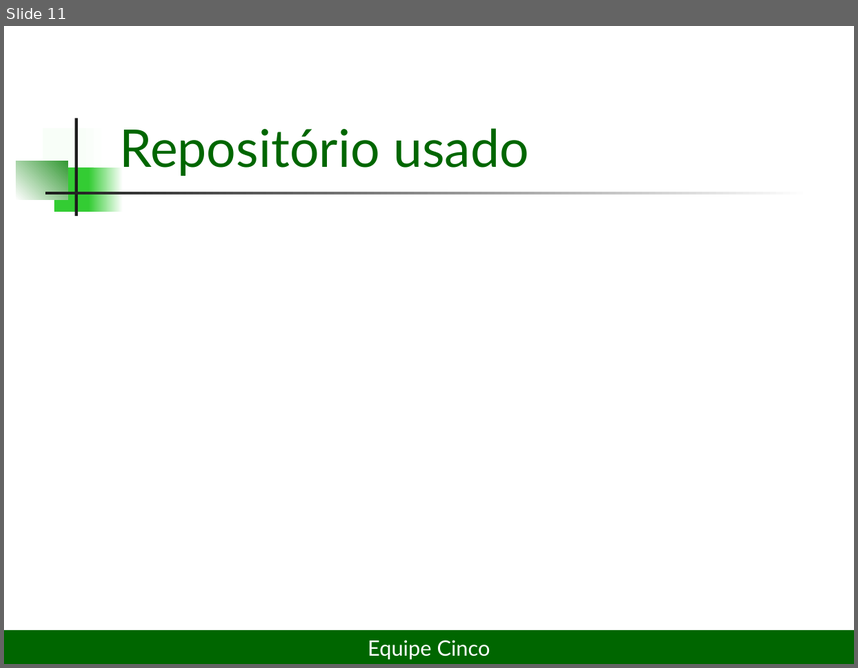
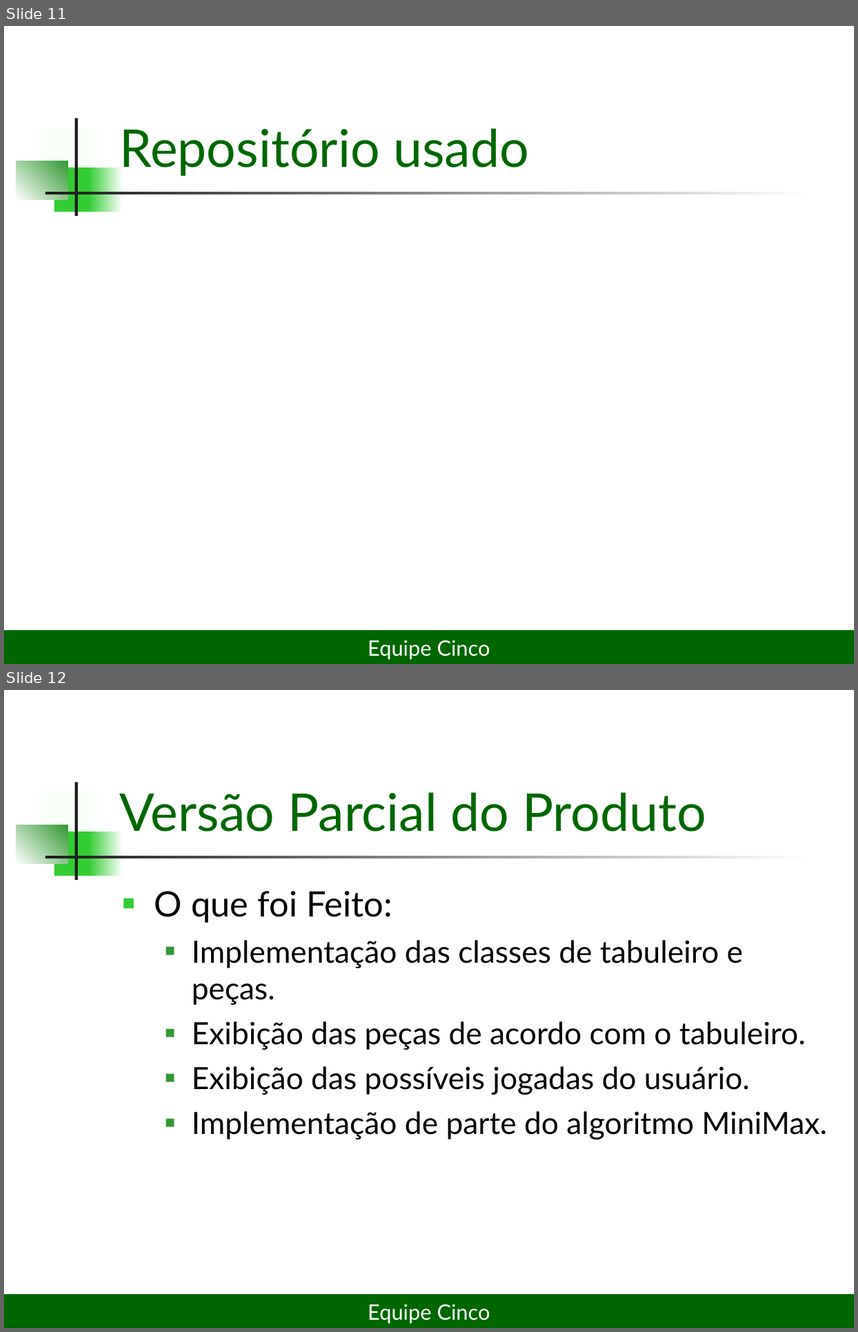
Before and after one commit to lDarthKill/xadrez-es2-compuff, a slide deck: Documentos/Projeto Xadrez2seminário.ppt. Shown one above the other, each under a label of ours: slide 11 before the commit, slides 11 and 12 after it. The pictures are 858x668 and 858x1332 pixels, drawn with LibreOffice and Linux fonts; fonts in the diff are those of the drawing. Boxes give left, top, right and bottom in pixels: in the first picture for what was removed or moved away, otherwise in the second. Text is boxed around its words. In the diff, an @@ line names an element or a change of style, - is before the commit and + after.

```diff
--- a/Documentos/Projeto Xadrez2seminário.ppt
+++ b/Documentos/Projeto Xadrez2seminário.ppt
@@ slide 12 added at [4,690,854,1328], background #FFFFFF; not listed: 7 template elements that a slide beside it also shows @@
@@ title added at [119,792,706,831], 44 pt, text #006600 @@
+Versão Parcial do Produto
@@ text added at [154,891,827,1139], 25.9 pt, text #000000 @@
+■ O que foi Feito:
+  ■ Implementação das classes de tabuleiro e peças.
+  ■ Exibição das peças de acordo com o tabuleiro.
+  ■ Exibição das possíveis jogadas do usuário.
+  ■ Implementação de parte do algoritmo MiniMax.
@@ rectangle added at [4,1294,854,1328], fill #006600, 18 pt, text #FFFFFF @@
+Equipe Cinco
```
Also in this commit, not shown: 1 slide changed, 1 other slide added.
